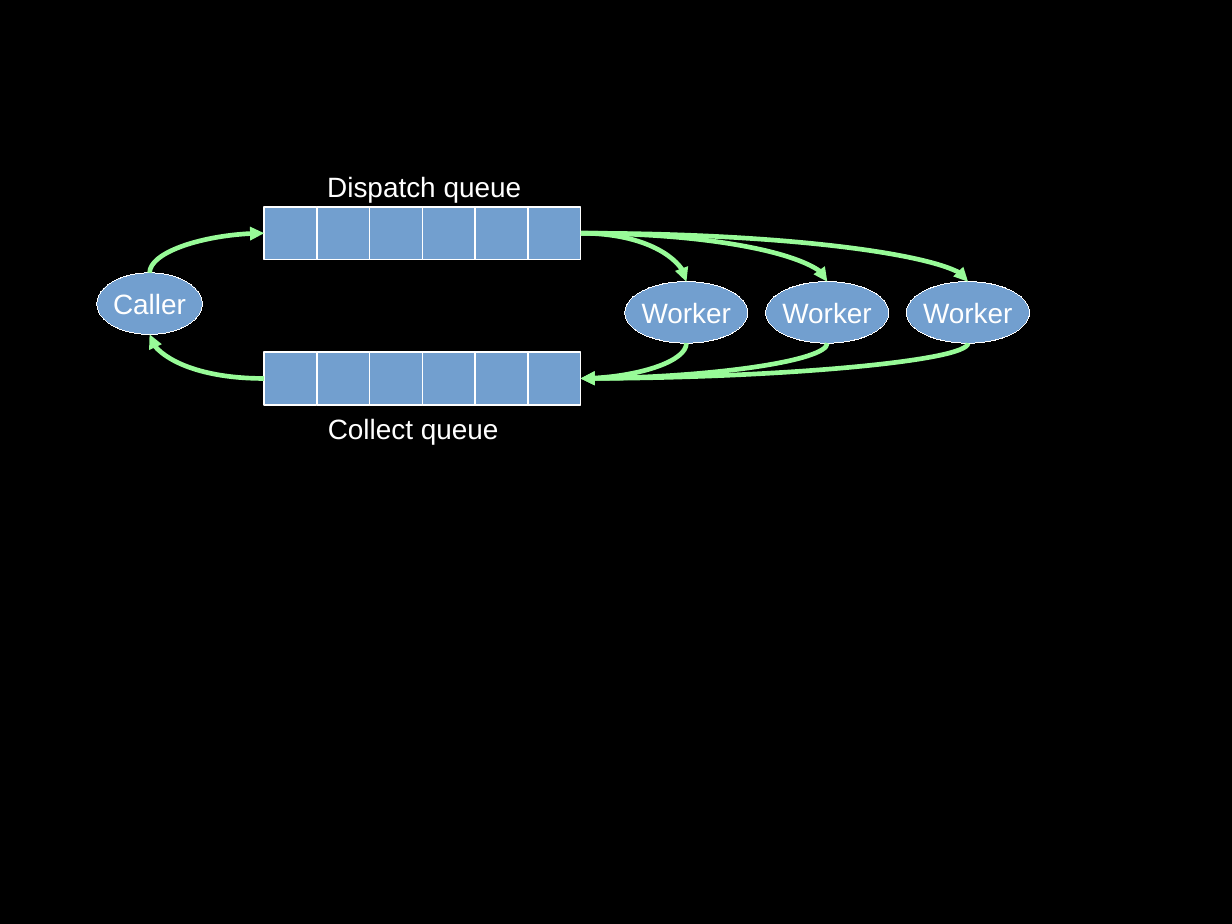
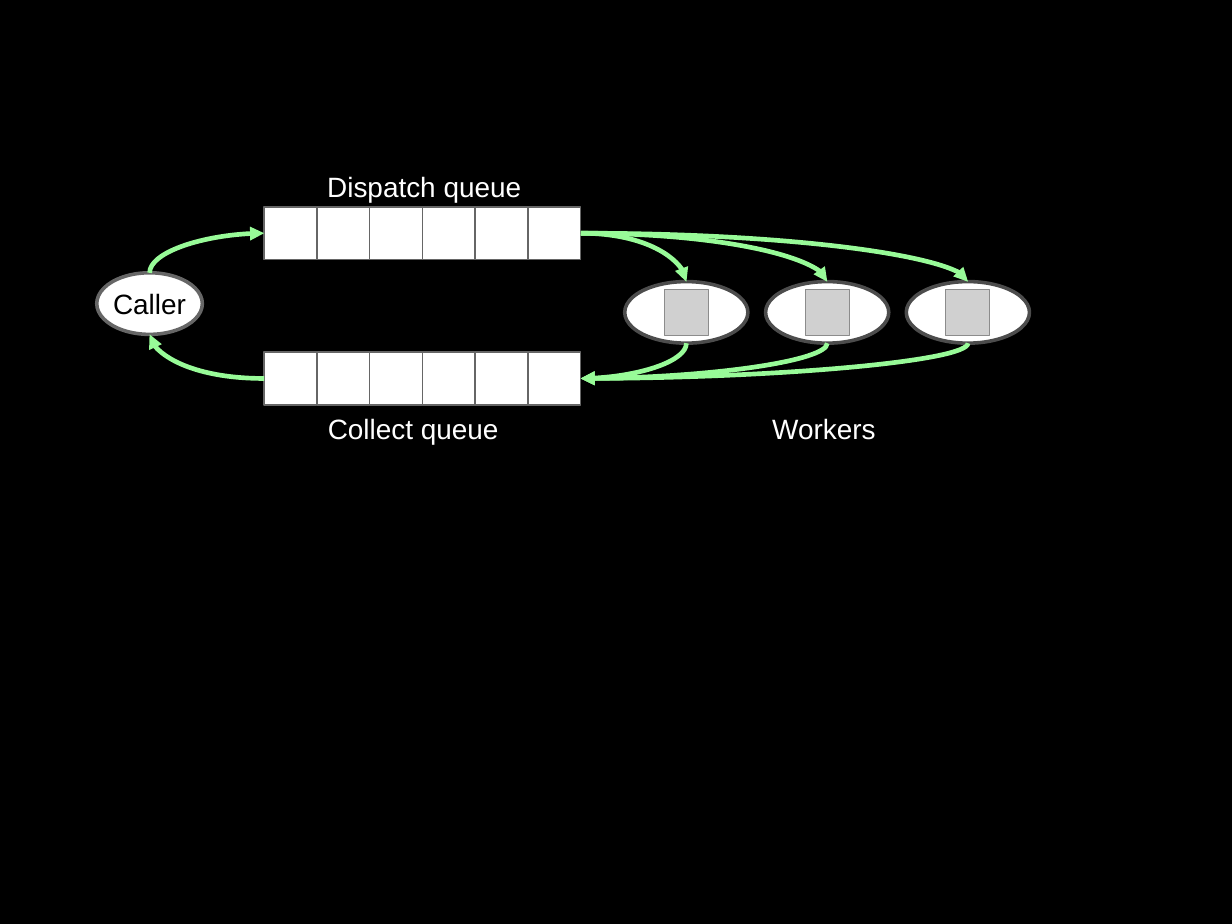
Before and after one commit to aabadie/aabadie.github.io, a slide deck: slide 1 of talks/pyparis-2017-joblib/misc/illustration.odp. Drawn at 1232x924 pixels with LibreOffice and Linux fonts; fonts in the diff are those of the drawing; grey boxes stand for pictures. Boxes give left, top, right and bottom in pixels: in the first picture for what was removed or moved away, otherwise in the second. Text is boxed around its words. In the diff, an @@ line names an element or a change of style, - is before the commit and + after.

```diff
--- a/talks/pyparis-2017-joblib/misc/illustration.odp
+++ b/talks/pyparis-2017-joblib/misc/illustration.odp
@@ ellipse "Caller" at (97,273,202,334): text colour #FFFFFF to #000000; fill #729FCF to #FFFFFF; outline #FFFFFF 0 pt to #666666 2.3 pt @@
@@ fill #729FCF to #FFFFFF; outline #FFFFFF 0 pt to #4C4C4C 2.3 pt in 3 elements at (907,282,1030,343), (766,282,889,343), (625,282,748,343) @@
@@ picture added at (664,290,708,335) @@
@@ picture added at (806,290,850,335) @@
@@ picture added at (946,290,989,335) @@
@@ text in ellipse at (642,303,731,323): text removed @@
-Worker
@@ text in ellipse at (782,303,871,323): text removed @@
-Worker
@@ text in ellipse at (923,303,1012,323): text removed @@
-Worker
@@ fill #729FCF to #FFFFFF; outline #FFFFFF 0.99 pt to #666666 0.99 pt in 12 elements at (264,207,316,259), (475,207,528,259), (423,207,475,259), (370,207,423,259), (316,207,369,259), (528,207,580,259), (264,352,316,405), (475,352,528,405), (423,352,475,405), (370,352,423,405), (316,352,369,405), (528,352,580,405) @@
@@ text added at (772,418,875,440), 18 pt, text #FFFFFF @@
+Workers
```
Also in this commit, not shown: 4 slides added, 14 other files.
